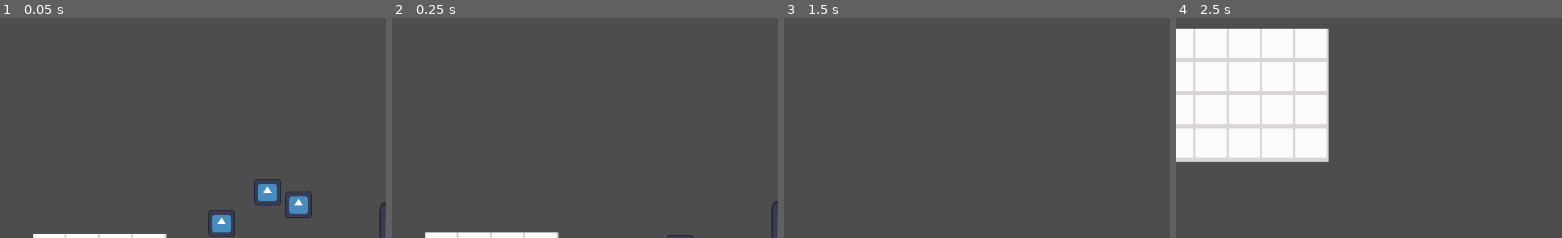
Above: before the commit, frames 1-4 (left to right).
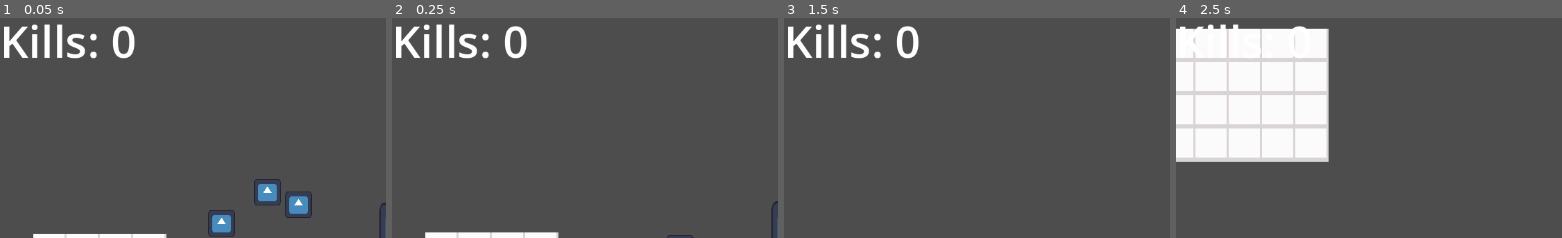
Above: after the commit, the same moments.

Repository: newestski/just-a-little-guy
Game: Godot game, scene res://scenes/main.tscn
Same seed, same stepped clock (60 frames per second), same inputs: the game is played once before the commit and once after it. The engine's default icon, where the game draws it, is replaced by a stand-in: a white triangle on a blue panel in a dark square.
Inputs:
- Up to frame 1 (0.05 s): no input
- Up to frame 2 (0.25 s): no input
- Up to frame 3 (1.5 s): hold Right (walk_right) from 0.53 s (still down); tap Space (jump) at 0.77 s
- Up to frame 4 (2.5 s): tap Space (jump) at 1.52 s; release Right (walk_right) at 2.03 s; hold A (walk_left) from 2.03 s (still down)
The pictures show only the part of the screen within x 0-50%, y 0-50%; the shares and areas given below are measured in that part.

The runs differ from the first frame. In frame 1, 2.1% of the frame differs, in the area x 1-35%, y 2-19%; in frame 2, 2.1%; in frame 3, 2.1%; in frame 4, 0.3%.

Commit message:
added a kill counter

Diff:
--- /dev/null
+++ b/kill_conter.gd
@@ -0,0 +1,10 @@
+extends Label
+
+
+# Called when the node enters the scene tree for the first time.
+func _ready() -> void:
+	GameManager.squish.connect(update_counter)
+
+
+func update_counter():
+	text = "Kills: " + str(GameManager.squish_counter)
--- a/project.godot
+++ b/project.godot
@@ -14,6 +14,10 @@
 run/main_scene="uid://fd2g2vu2rk0n"
 config/features=PackedStringArray("4.6", "Forward Plus")
 config/icon="res://icon.svg"
+
+[autoload]
+
+GameManager="*uid://ccm28fpad1i4h"
 
 [file_customization]
 
--- /dev/null
+++ b/scenes/gameplay_ui.tscn
@@ -0,0 +1,17 @@
+[gd_scene format=3 uid="uid://cywdccrigwbtd"]
+
+[ext_resource type="Script" uid="uid://daytgs5rccuda" path="res://kill_conter.gd" id="1_nt7q6"]
+
+[node name="gameplay_ui" type="Control" unique_id=1541568850]
+layout_mode = 3
+anchors_preset = 0
+offset_right = 40.0
+offset_bottom = 40.0
+
+[node name="KillCounter" type="Label" parent="." unique_id=564799445]
+layout_mode = 0
+offset_right = 59.0
+offset_bottom = 23.0
+theme_override_font_sizes/font_size = 64
+text = "Kills: 0"
+script = ExtResource("1_nt7q6")
--- a/scenes/main.tscn
+++ b/scenes/main.tscn
@@ -3,6 +3,7 @@
 [ext_resource type="PackedScene" uid="uid://fxfxtnpom4nk" path="res://scenes/player.tscn" id="1_o5qli"]
 [ext_resource type="Texture2D" uid="uid://22p8xj05yr7q" path="res://assets/Tiles.png" id="2_0wfyh"]
 [ext_resource type="PackedScene" uid="uid://cuqqrmnipg57n" path="res://scenes/little_guy.tscn" id="3_sugp2"]
+[ext_resource type="PackedScene" uid="uid://cywdccrigwbtd" path="res://scenes/gameplay_ui.tscn" id="4_jyhfs"]
 
 [sub_resource type="TileSetAtlasSource" id="TileSetAtlasSource_sugp2"]
 texture = ExtResource("2_0wfyh")
@@ -44,3 +45,7 @@
 
 [node name="LittleGuy5" parent="World" unique_id=2052855191 instance=ExtResource("3_sugp2")]
 position = Vector2(-66, -21)
+
+[node name="CanvasLayer" type="CanvasLayer" parent="." unique_id=1336200262]
+
+[node name="Ui" parent="CanvasLayer" unique_id=1541568850 instance=ExtResource("4_jyhfs")]
--- /dev/null
+++ b/scripts/game_manager.gd
@@ -0,0 +1,10 @@
+extends Node
+
+var squish_counter = 0
+
+signal squish
+
+#called by guys when they are squished
+func on_squish():
+	squish_counter += 1
+	squish.emit()
--- a/scripts/little_guy.gd
+++ b/scripts/little_guy.gd
@@ -23,6 +23,7 @@
 
 
 func squish():
+	GameManager.on_squish()
 	queue_free()
 
 
Not shown, added: kill_conter.gd.uid
Not shown, added: scripts/game_manager.gd.uid
